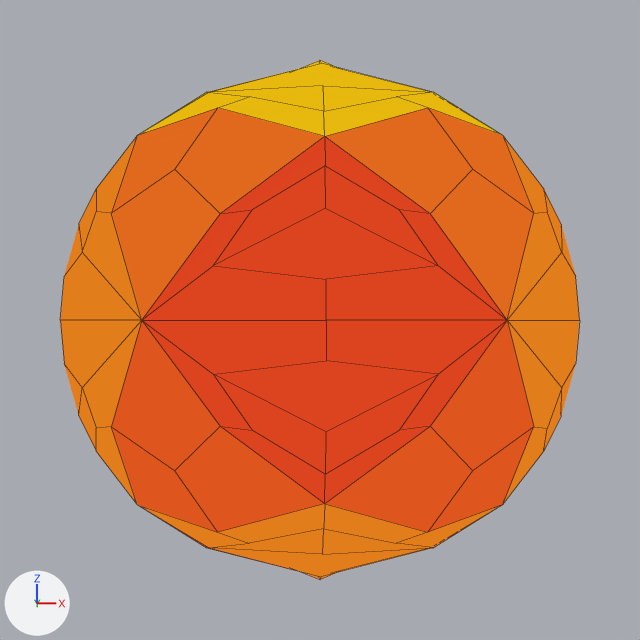
One commit to the Blender file anim/blenderPipeline/assets/tiles.blend: the scene before it, then after it.
Before and after are seen from the file's camera 'Camera'. Arrows for +X, +Y and +Z are at lower left; the lights stay in place. Both versions are drawn at frame 33 of the action 'Rotate'; the numbers are the values there. Mesh edges are drawn as thin lines.

The first picture shows 'haxe3D'.
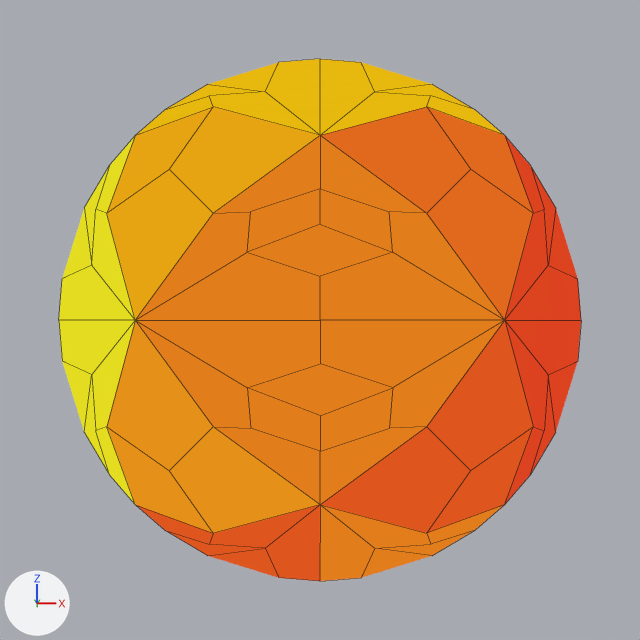
The change, as a diff of the scene's bpy script:
```diff
--- a/anim/blenderPipeline/assets/tiles.blend.py
+++ b/anim/blenderPipeline/assets/tiles.blend.py
@@ ob_haxe3d @@
 ob_haxe3d.location = (0.0, 0.0, 0.0)
-ob_haxe3d.rotation_euler = (0.0, 0.0, 4.737)  # degrees (0, 0, 271)
+ob_haxe3d.rotation_euler = (0.0, 0.0, 6.283)  # degrees (0, 0, 360)
```

Location of each change, [x1, y1, x2, y2] in pixels of the pictures (640 x 640 px):
'haxe3D', turned
    before: [60, 60, 580, 580]
    after: [59, 59, 581, 581]
